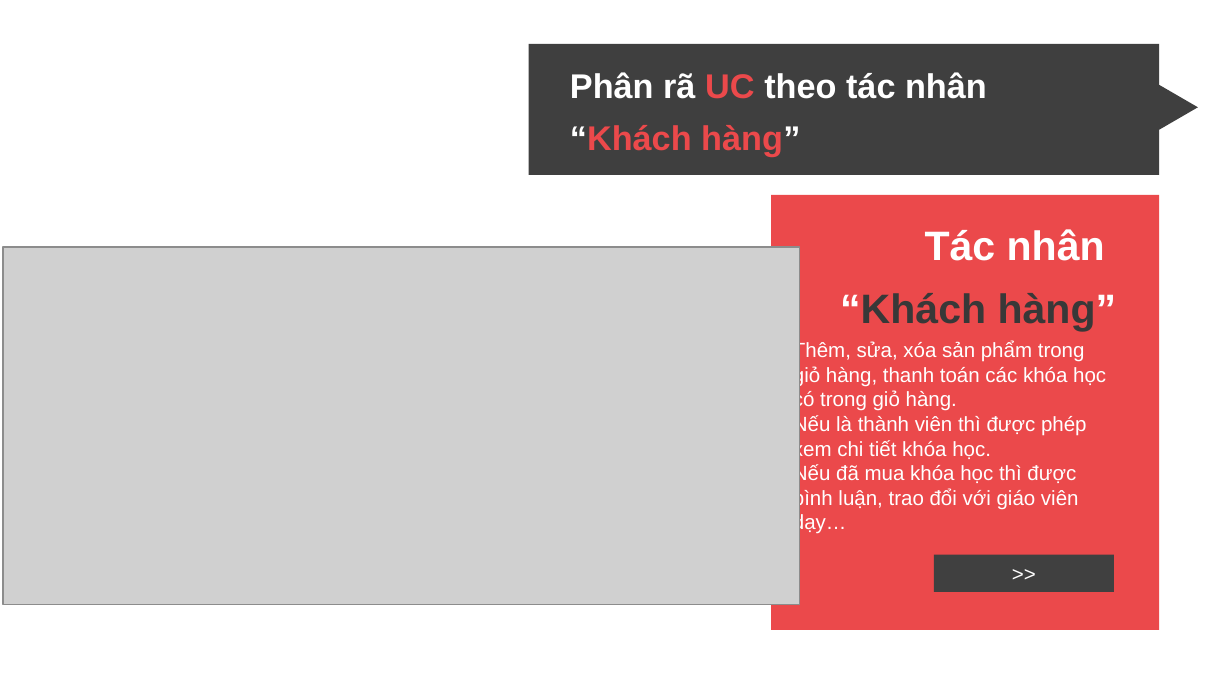
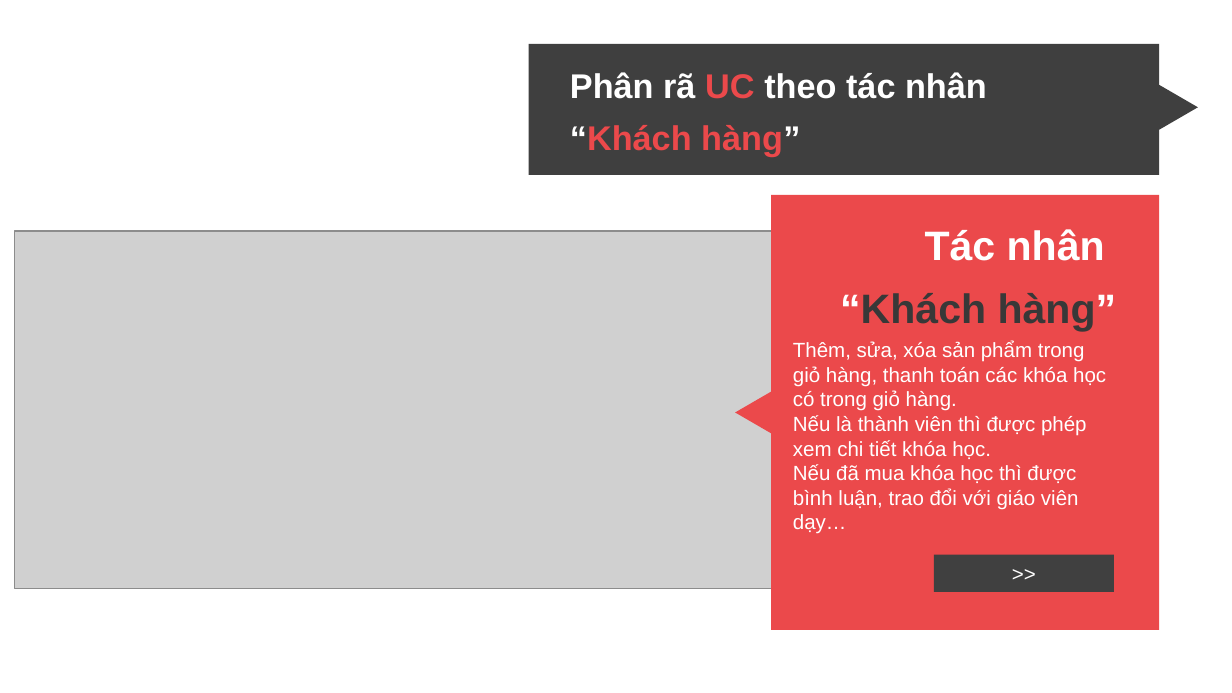
Before and after one commit to khanhtit1102/Edumall, a slide deck: slide 8 of Report/TTCN.pptx. Drawn at 1232x693 pixels with LibreOffice and Linux fonts; fonts in the diff are those of the drawing; grey boxes stand for pictures. Boxes give left, top, right and bottom in pixels: in the first picture for what was removed or moved away, otherwise in the second. Text is boxed around its words. In the diff, an @@ line names an element or a change of style, - is before the commit and + after.

```diff
--- a/Report/TTCN.pptx
+++ b/Report/TTCN.pptx
@@ picture: place and size @@
-picture at [4,248,800,605]
+picture at [15,232,811,589]
@@ triangle added at [735,390,773,434], fill #EB494B @@
```
Also in this commit, not shown: 5 other slides changed, 3 slides removed, 1 other file.
